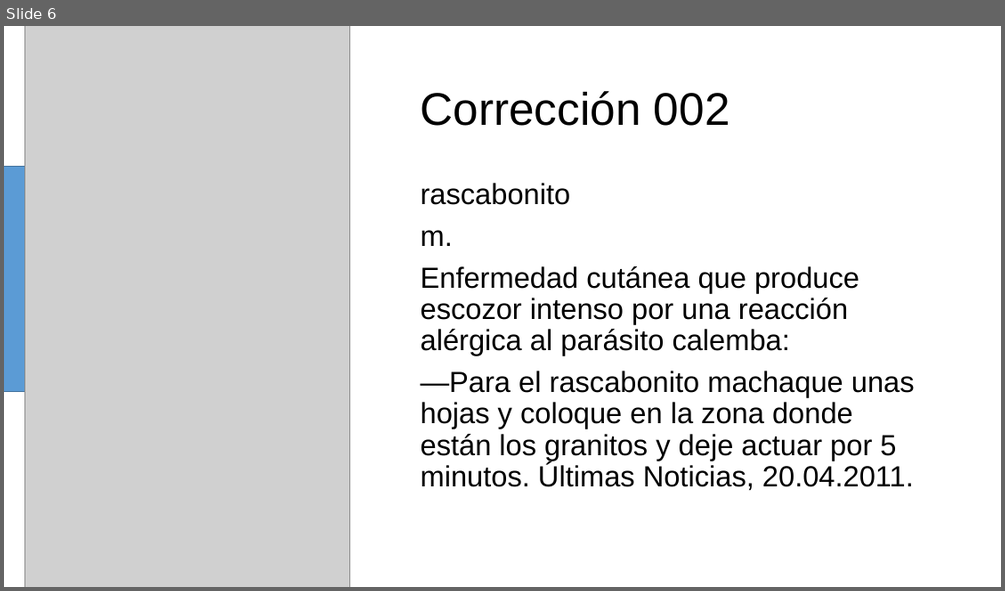
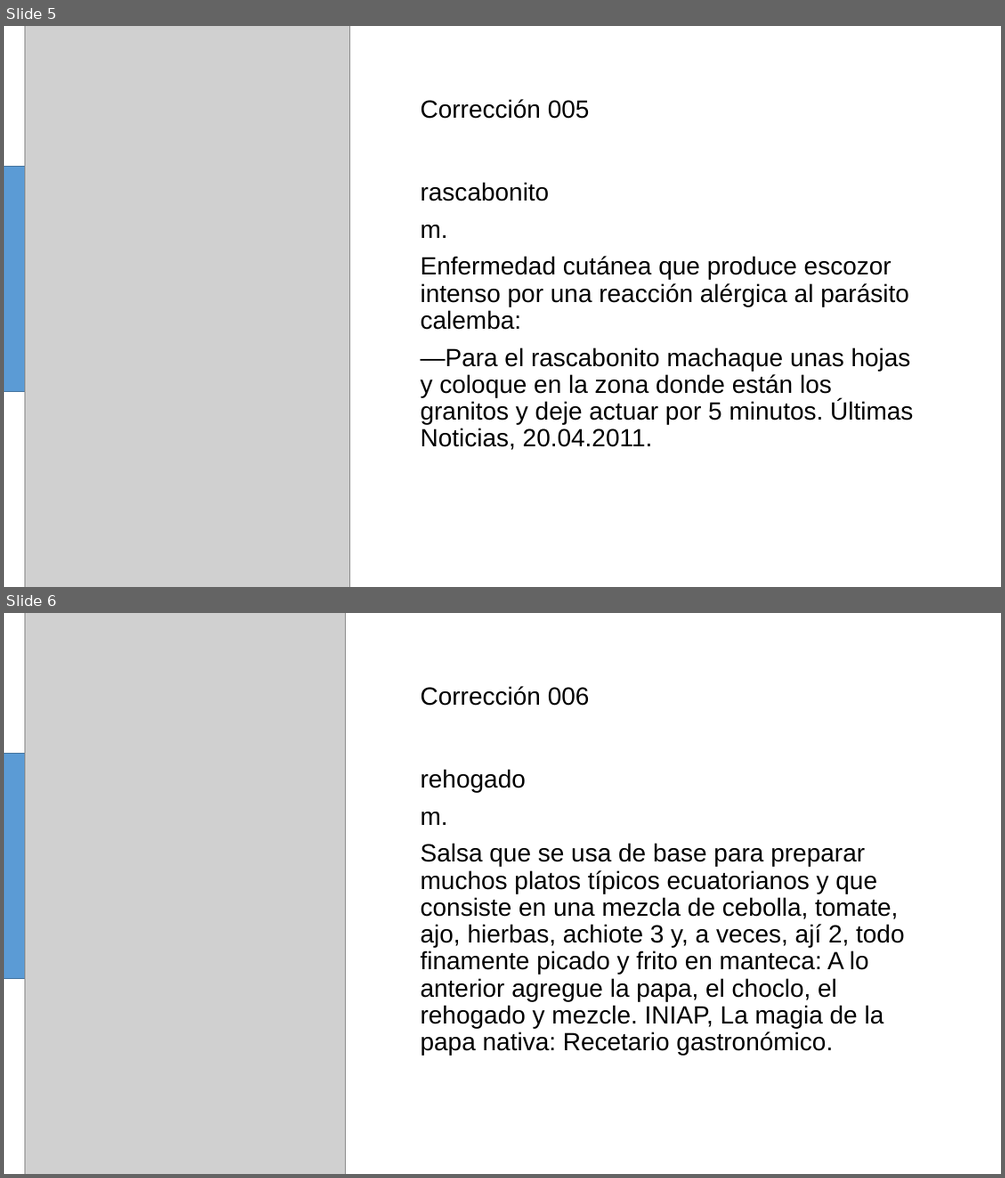
Before and after one commit to omarbramirez/ecuatorianismos, a slide deck: correcciones002.pptx. Shown one above the other, each under a label of ours: slide 6 before the commit, slides 5 and 6 after it. The pictures are 1005x591 and 1005x1178 pixels, drawn with LibreOffice and Linux fonts; fonts in the diff are those of the drawing; grey boxes stand for pictures. Boxes give left, top, right and bottom in pixels: in the first picture for what was removed or moved away, otherwise in the second. Text is boxed around its words. In the diff, an @@ line names an element or a change of style, - is before the commit and + after.

```diff
--- a/correcciones002.pptx
+++ b/correcciones002.pptx
@@ slide 6 added at <box>4,613,1001,1174</box>, background #FFFFFF @@
@@ picture added at <box>25,613,345,1174</box> @@
@@ title added at <box>421,686,590,706</box>, 24 pt, text #000000 @@
+Corrección 006
@@ rectangle added at <box>4,754,25,978</box>, fill #5B9BD5, outline #43739E 1 pt @@
@@ text added at <box>421,769,904,1054</box>, 24 pt, text #000000 @@
+rehogado
+m.
+Salsa que se usa de base para preparar muchos platos típicos ecuatorianos y que consiste en una mezcla de cebolla, tomate, ajo, hierbas, achiote 3 y, a veces, ají 2, todo finamente picado y frito en manteca: A lo anterior agregue la papa, el choclo, el rehogado y mezcle. INIAP, La magia de la papa nativa: Recetario gastronómico.
@@ what was slide 6 is now slide 5 @@
@@ slide 5 changed as well @@
@@ title at <box>421,99,590,119</box>: text changed; size 44 to 24 pt @@
-Corrección 002
+Corrección 005
@@ text "rascabonito" at <box>421,182,913,450</box>: size 28 to 24 pt @@
```
Also in this commit, not shown: 8 other slides changed, 7 other slides added, 8 slides removed, 13 other files.
